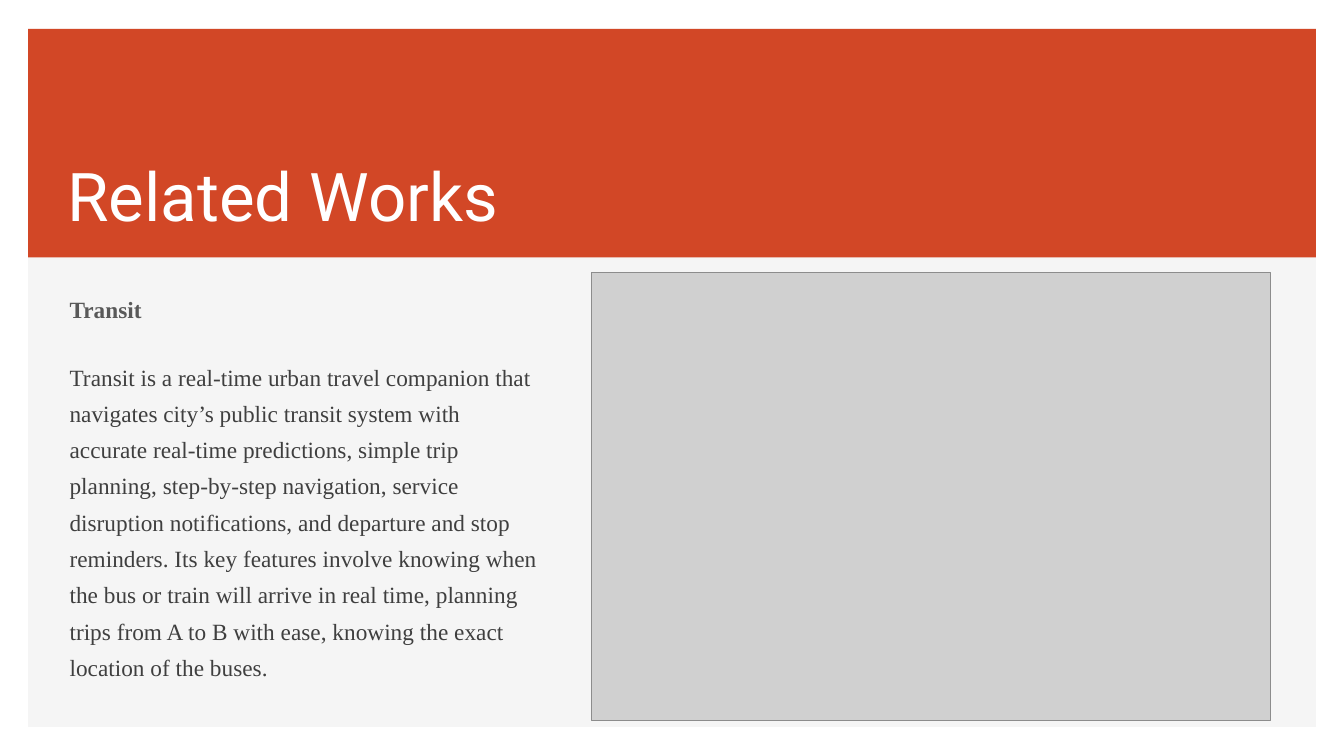
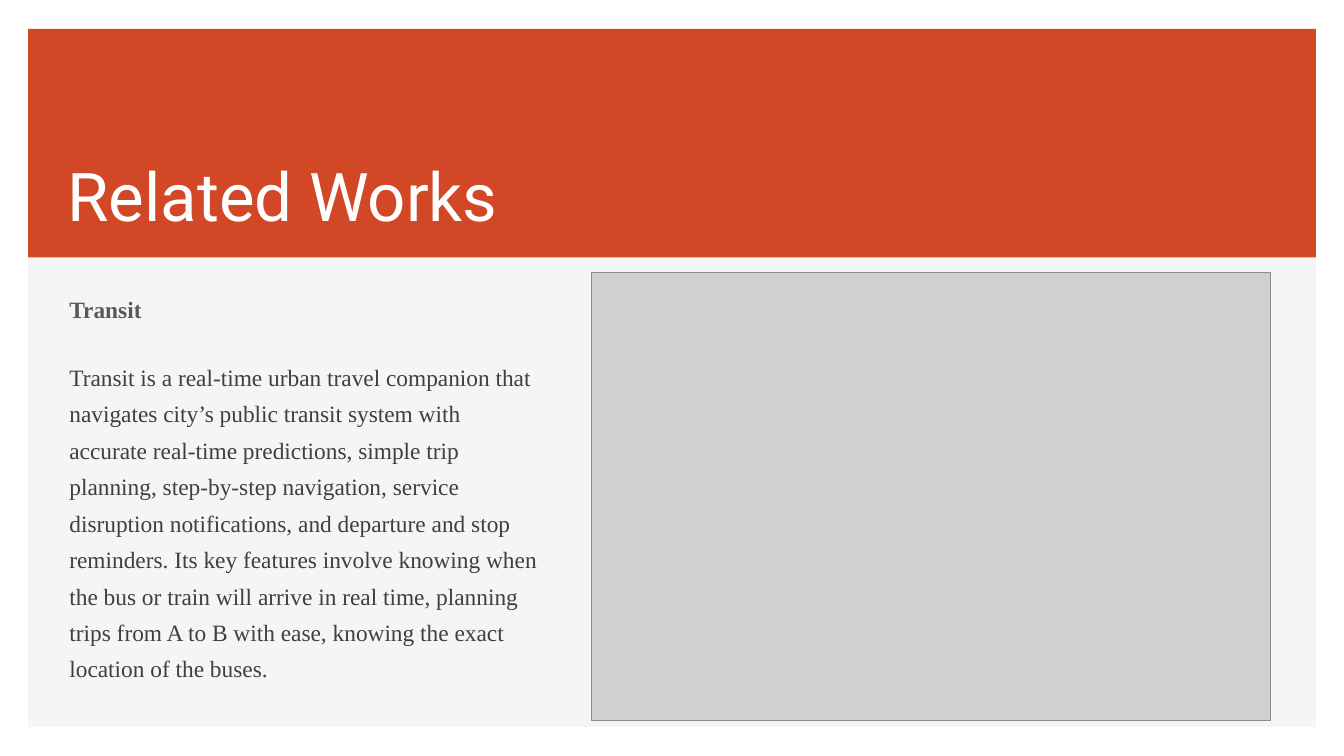
Before and after one commit to prajwollamichhane11/Mobile-Transport-Tracker, a slide deck: slide 5 of 4thsemlamichhane (2).pptx. Drawn at 1344x756 pixels with LibreOffice and Linux fonts; fonts in the diff are those of the drawing; grey boxes stand for pictures. Boxes give left, top, right and bottom in pixels: in the first picture for what was removed or moved away, otherwise in the second. Text is boxed around its words. In the diff, an @@ line names an element or a change of style, - is before the commit and + after.

```diff
--- a/4thsemlamichhane (2).pptx
+++ b/4thsemlamichhane (2).pptx
@@ text "Transit" at bbox=[69, 302, 537, 678]: size 16.6 to 16.7 pt @@
```
Also in this commit, not shown: 9 other slides changed, 1 other file.
